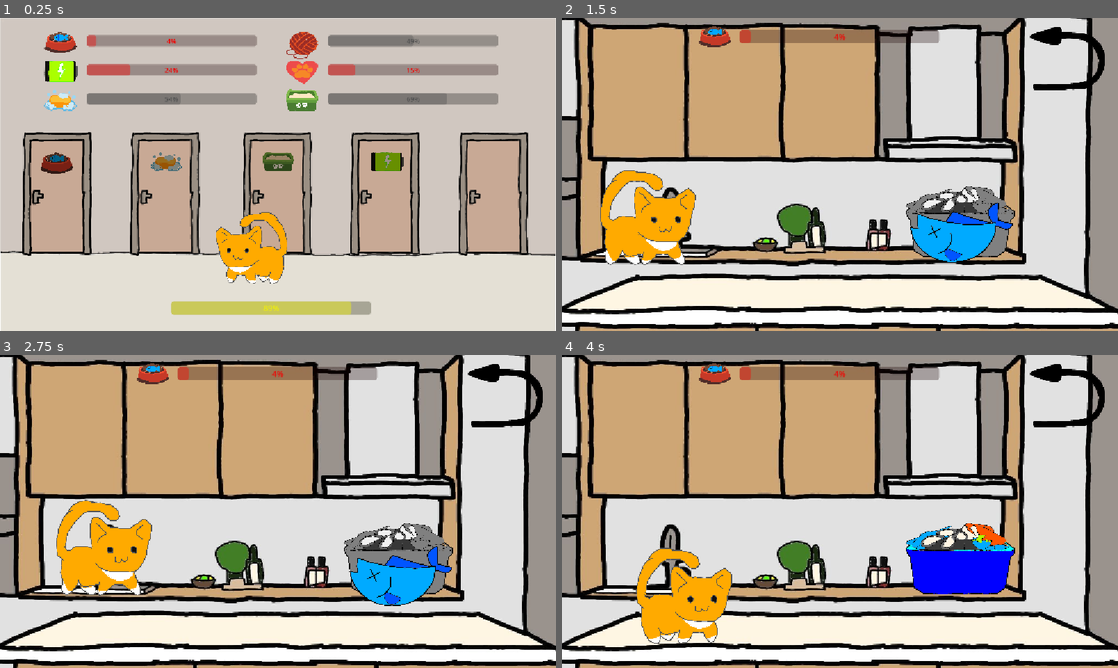
Above: before the commit, frames 1-4 (two rows, left to right).
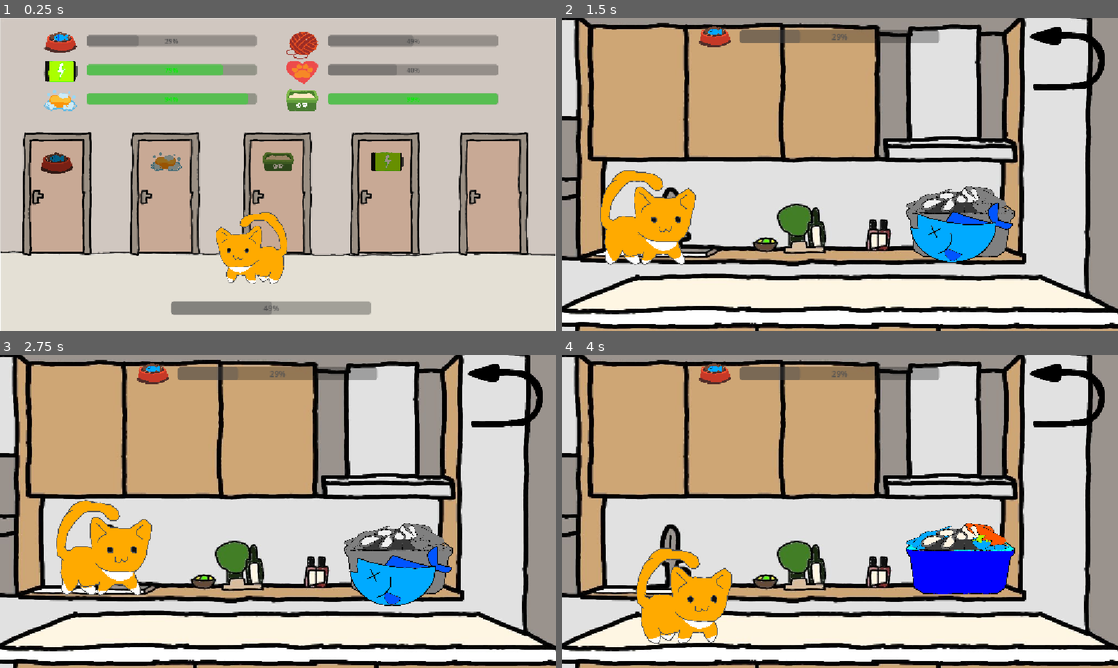
Above: after the commit, the same moments.

Repository: HipolitoThe3rd/Cat-Game
Game: Godot game, scene res://scenes/hub.tscn
Two runs of this game, one before a commit and one after it. Both use one fixed random seed, a clock stepped at 60 frames per second and the inputs below.
Inputs (mouse positions are in pixels of both pictures, inside the frame that each line leads up to):
- Up to frame 1 (0.25 s): no input
- Up to frame 2 (1.5 s): click (617, 193) at 0.5 s; click (962, 221) at 1.25 s
- Up to frame 3 (2.75 s): tap Enter (ui_accept) at 2, 2.27 s; move the mouse to (400, 495) at 2.02 s; hold Right (ui_right) from 2.03 s (still down); click (400, 495) at 2.1 s
- Up to frame 4 (4 s): release Right (ui_right) at 2.75 s; drag from (728, 527) to (589, 398) at 2.77 s; move the mouse to (895, 442) at 3.52 s; hold Left (ui_left) from 3.53 s (still down); click (895, 442) at 3.6 s

The runs differ from the first frame. In frame 1, 5.4% of the frame differs, in the area x 15-90%, y 5-95%; in frame 2, 0.5%; in frame 3, 0.5%; in frame 4, 0.5%.

Commit message:
Update global.gd

Diff:
--- a/scripts/global.gd
+++ b/scripts/global.gd
@@ -27,15 +27,15 @@
 var cursor_path: Resource = null
 
 # Cat mood system globals
-var mood = 90 # how happy the cat is; 0 is minimum and 100 is maximum, default 50
+var mood = 50 # how happy the cat is; 0 is minimum and 100 is maximum, default 50
 
 # Cat mood contributors
-var hunger = 5 # 0 to 100, affects mood and behavior, default 30
-var energy = 25 # 0 to 100, decreases with activity, default 80
-var cleanliness = 55 # 0 to 100, decreases over time, affects mood, default 95
+var hunger = 30 # 0 to 100, affects mood and behavior, default 30
+var energy = 80 # 0 to 100, decreases with activity, default 80
+var cleanliness = 95 # 0 to 100, decreases over time, affects mood, default 95
 var entertainment = 50 # 0 to 100, boredom level; too low means bored, default 50
-var affection = 15 # 0 to 100, needs player interaction to increase, default 40
-var bladder = 70 # 0 to 100, decreases over time/activity; at 0 cat soils itself and resets to 100, default 100
+var affection = 40 # 0 to 100, needs player interaction to increase, default 40
+var bladder = 100 # 0 to 100, decreases over time/activity; at 0 cat soils itself and resets to 100, default 100
 
 # Misc variables
 var poop_in_litterbox = 0 # how much poop is in the litterbox; default 0
